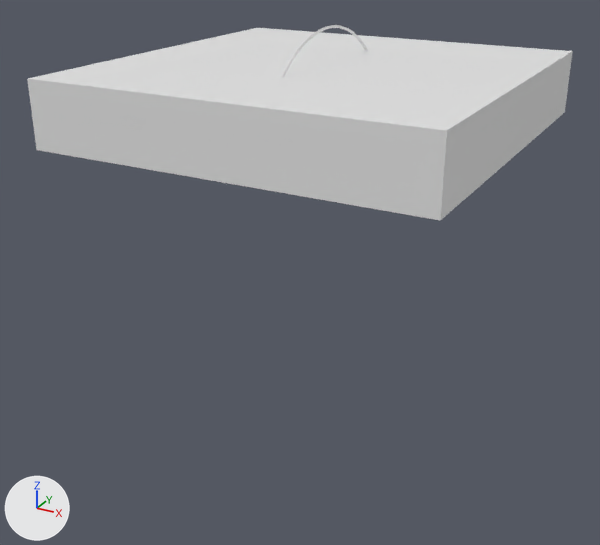
The Blender file simulation/simulation.blend as it was, and as the next commit left it.
Before and after are seen from a 50 mm camera at (5.79, -8.26, 3.14) aimed at (-0.22, 2.66, -2.32). Every picture has the same lights, and +X, +Y and +Z are marked at lower left.

Names of what the first picture shows: '10', '11', '3', '5', '6', '8'.
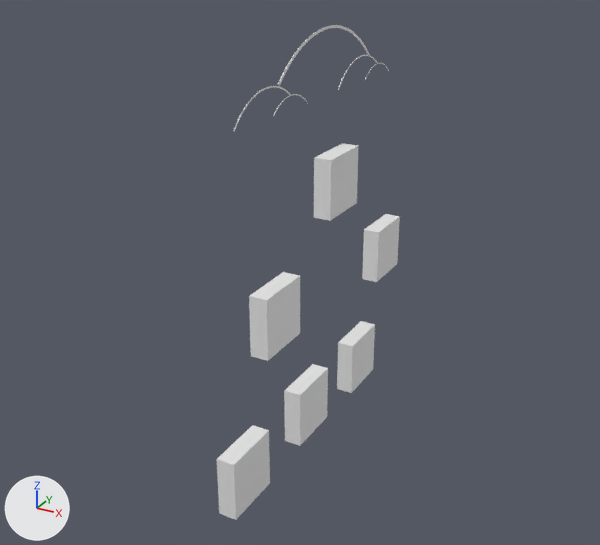
Commit message: simulation is good now

Diff of the bpy script that builds the scene:
```diff
--- a/simulation/simulation.blend.py
+++ b/simulation/simulation.blend.py
@@ me_11mesh_003 @@
 me_11mesh_003.from_pydata(...)  # 8 vertices, 6 faces; spans x -3.0..3.0, y -0.5..0.5, z -0.5..0.5
 # used by ob_11; location = (0.0, 5.5, 0.5)
+# me_11mesh_003 part 1: the whole mesh is scaled about its middle by (0.05, 1, 1)
@@ me_10mesh_003 @@
 me_10mesh_003.from_pydata(...)  # 8 vertices, 6 faces; spans x -3.0..3.0, y -0.5..0.5, z -0.5..0.5
 # used by ob_10; location = (0.0, 4.5, 0.5)
+# me_10mesh_003 part 2: the whole mesh is scaled about its middle by (0.05, 1, 1)
@@ me_8mesh_003 @@
 me_8mesh_003.from_pydata(...)  # 8 vertices, 6 faces; spans x -3.0..3.0, y -0.5..0.5, z -0.5..0.5
 # used by ob_8; location = (0.0, 3.5, 0.5)
+# me_8mesh_003 part 3: the whole mesh is scaled about its middle by (0.05, 1, 1)
@@ me_6mesh_003 @@
 me_6mesh_003.from_pydata(...)  # 8 vertices, 6 faces; spans x -3.0..3.0, y -0.5..0.5, z -0.5..0.5
 # used by ob_6; location = (0.0, 2.5, 0.5)
+# me_6mesh_003 part 4: the whole mesh is scaled about its middle by (0.05, 1, 1)
@@ me_5mesh_003 @@
 me_5mesh_003.from_pydata(...)  # 8 vertices, 6 faces; spans x -3.0..3.0, y -0.5..0.5, z -0.5..0.5
 # used by ob_5; location = (0.0, 1.5, 0.5)
+# me_5mesh_003 part 5: the whole mesh is scaled about its middle by (0.05, 1, 1)
@@ me_3mesh_003 @@
 me_3mesh_003.from_pydata(...)  # 8 vertices, 6 faces; spans x -3.0..3.0, y -0.5..0.5, z -0.5..0.5
 # used by ob_3; location = (0.0, 0.5, 0.5)
+# me_3mesh_003 part 6: the whole mesh is scaled about its middle by (0.05, 1, 1)
@@ ob_11 @@
 ob_11 = bpy.data.objects.new('11', me_11mesh_003)
-ob_11.location = (0.0, 5.5, 0.5)
+ob_11.location = (0.0, 5.5, -2.84)
@@ ob_10 @@
 ob_10 = bpy.data.objects.new('10', me_10mesh_003)
-ob_10.location = (0.0, 4.5, 0.5)
+ob_10.location = (0.0, 4.5, -4.74)
@@ ob_8 @@
 ob_8 = bpy.data.objects.new('8', me_8mesh_003)
-ob_8.location = (0.0, 3.5, 0.5)
+ob_8.location = (0.0, 3.5, -0.97)
@@ ob_6 @@
 ob_6 = bpy.data.objects.new('6', me_6mesh_003)
-ob_6.location = (0.0, 2.5, 0.5)
+ob_6.location = (0.0, 2.5, -4.69)
@@ ob_5 @@
 ob_5 = bpy.data.objects.new('5', me_5mesh_003)
-ob_5.location = (0.0, 1.5, 0.5)
+ob_5.location = (0.0, 1.5, -2.54)
@@ ob_3 @@
 ob_3 = bpy.data.objects.new('3', me_3mesh_003)
-ob_3.location = (0.0, 0.5, 0.5)
+ob_3.location = (0.0, 0.5, -4.77)
```

Pixel boxes (x1, y1, x2, y2) of what changed, in the pictures (600 x 545 px):
'3', mesh rescaled, moved (88% narrower, 38% shorter): before (27, 67, 477, 220); after (217, 425, 270, 520)
'5', mesh rescaled, moved (88% narrower, 35% shorter): before (80, 57, 502, 194); after (249, 272, 300, 361)
'6', mesh rescaled, moved (89% narrower, 34% shorter): before (124, 49, 523, 173); after (284, 364, 328, 446)
'8', mesh rescaled, moved (88% narrower, 31% shorter): before (163, 41, 542, 154); after (314, 143, 358, 221)
'10', mesh rescaled, moved (89% narrower, 31% shorter): before (199, 34, 558, 139); after (337, 321, 375, 393)
'11', mesh rescaled, moved (89% narrower, 30% shorter): before (231, 28, 573, 125); after (362, 214, 400, 282)
